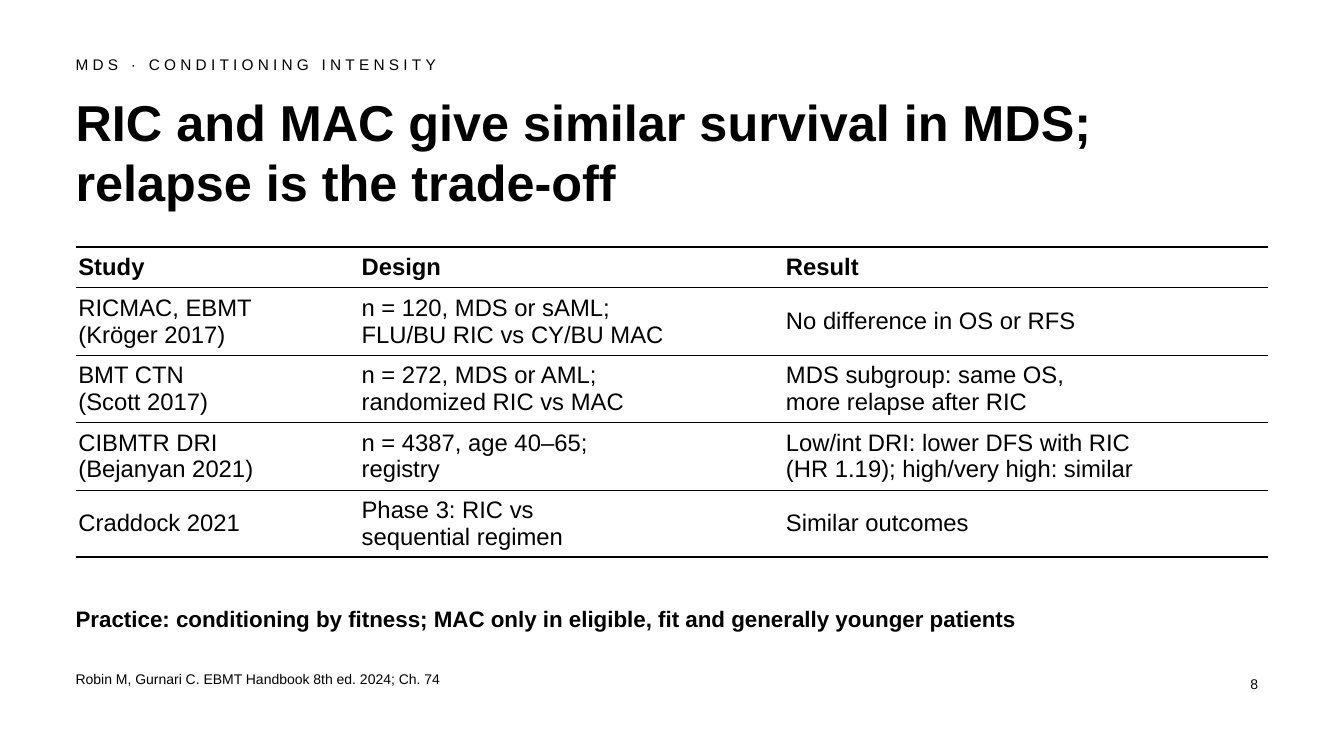
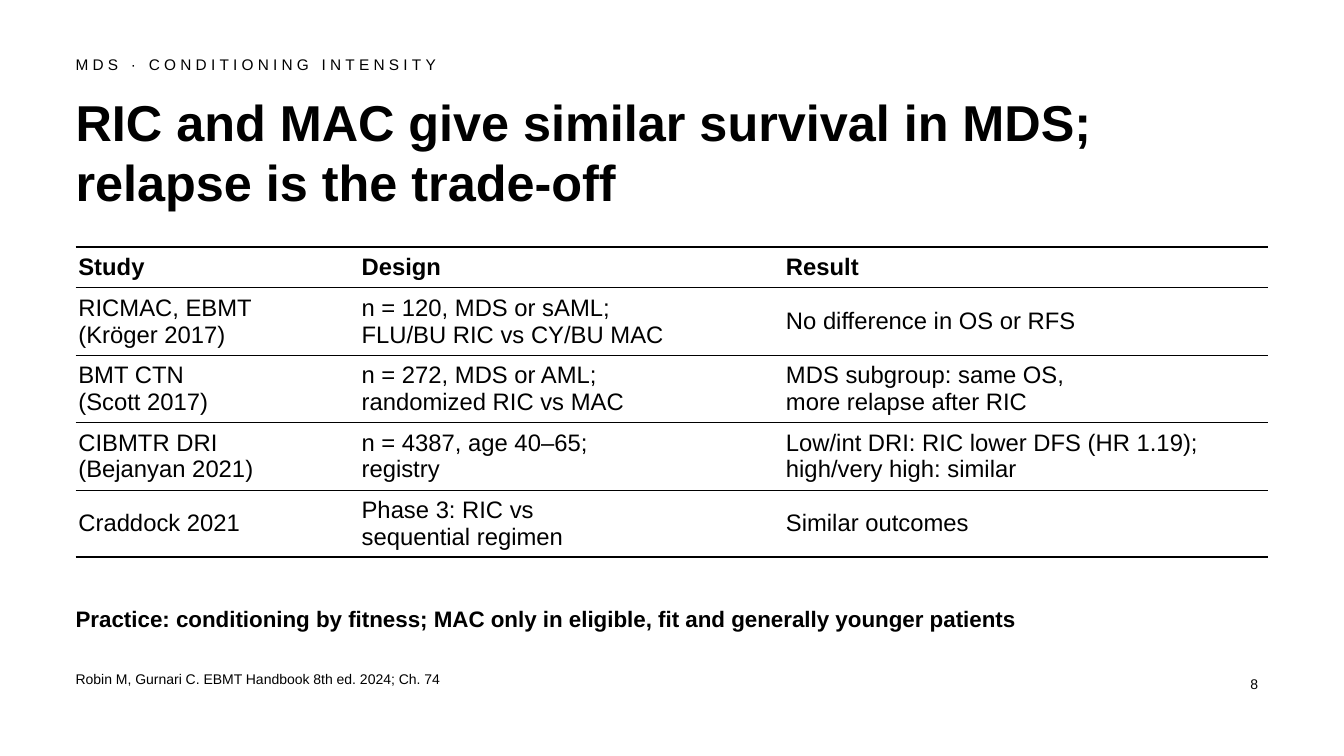
Before and after one commit to htlin222/ebmt-handbook-skill, a slide deck: slide 8 of slides/decks/s23-mds-mds-mpn.pptx. Drawn at 1344x756 pixels with LibreOffice and Linux fonts; fonts in the diff are those of the drawing. Boxes give left, top, right and bottom in pixels: in the first picture for what was removed or moved away, otherwise in the second. Text is boxed around its words. In the diff, an @@ line names an element or a change of style, - is before the commit and + after.

```diff
--- a/slides/decks/s23-mds-mds-mpn.pptx
+++ b/slides/decks/s23-mds-mds-mpn.pptx
@@ table at <box>76,247,1268,554</box> @@
-row 4, column 3: Low/int DRI: lower DFS with RIC / (HR 1.19); high/very high: similar
+row 4, column 3: Low/int DRI: RIC lower DFS (HR 1.19); / high/very high: similar
```
Also in this commit, not shown: 11 other slides changed, 1 other file.
